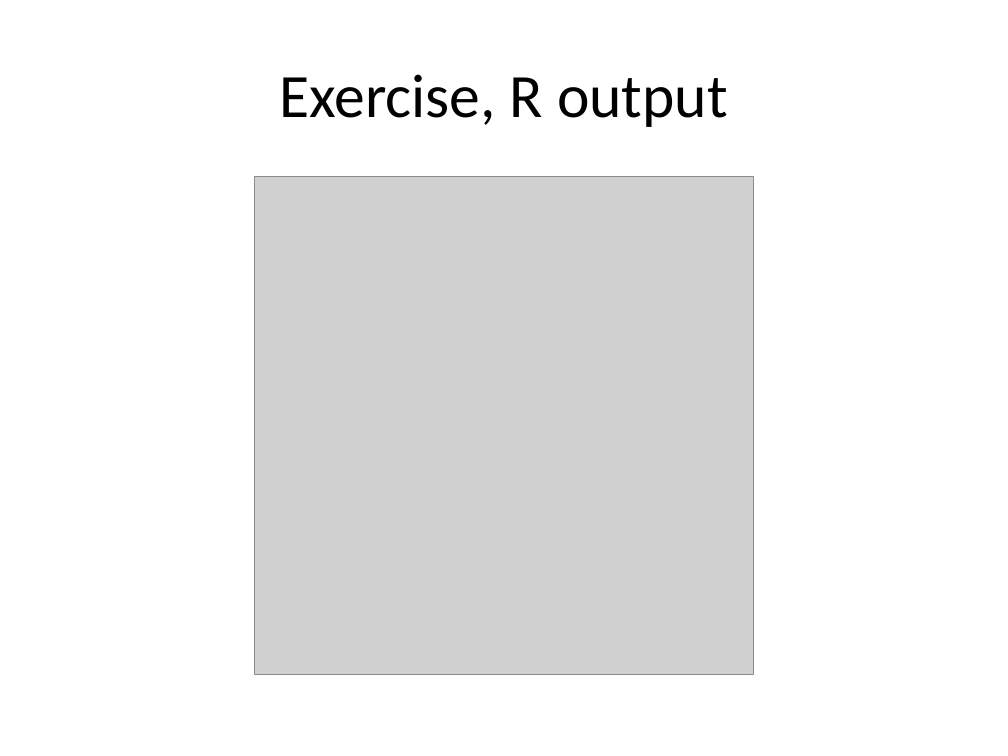
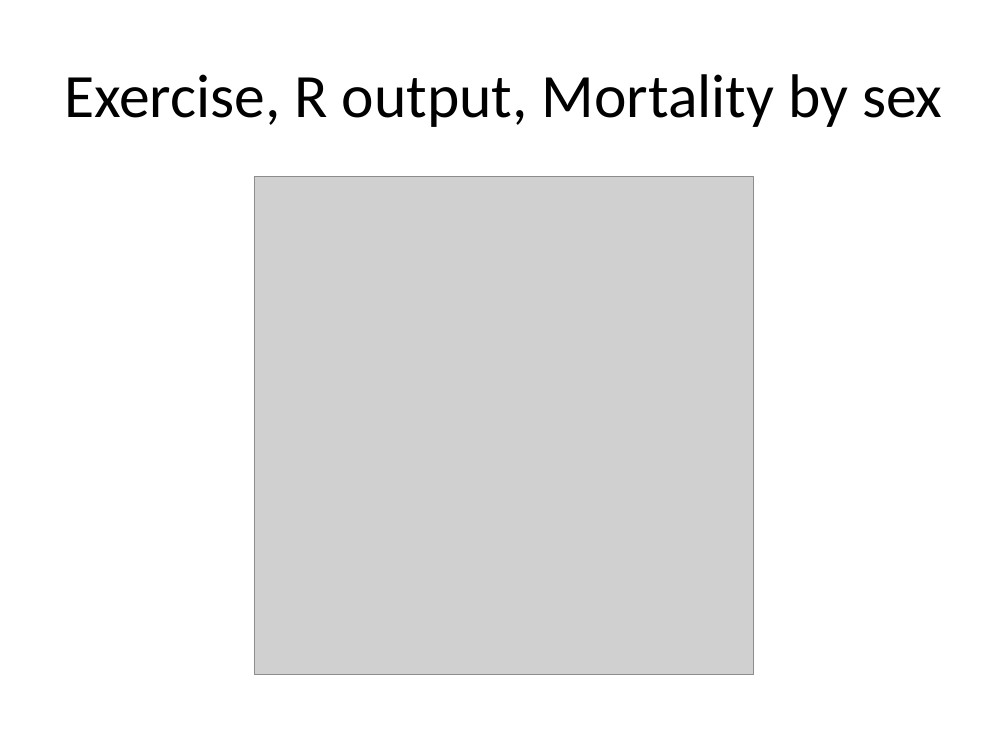
Before and after one commit to pmean/data-visualization, a slide deck: slide 7 of data-viz-02/component/exercise-mortality-by-sex.pptx. Drawn at 1008x756 pixels with LibreOffice and Linux fonts; fonts in the diff are those of the drawing; grey boxes stand for pictures. Boxes give left, top, right and bottom in pixels: in the first picture for what was removed or moved away, otherwise in the second. Text is boxed around its words. In the diff, an @@ line names an element or a change of style, - is before the commit and + after.

```diff
--- a/data-viz-02/component/exercise-mortality-by-sex.pptx
+++ b/data-viz-02/component/exercise-mortality-by-sex.pptx
@@ title at box(64, 74, 943, 127): text changed @@
-Exercise, R output
+Exercise, R output, Mortality by sex
```
Also in this commit, not shown: 6 other slides changed, 2 slides added, 2 slides removed, 18 other files.
